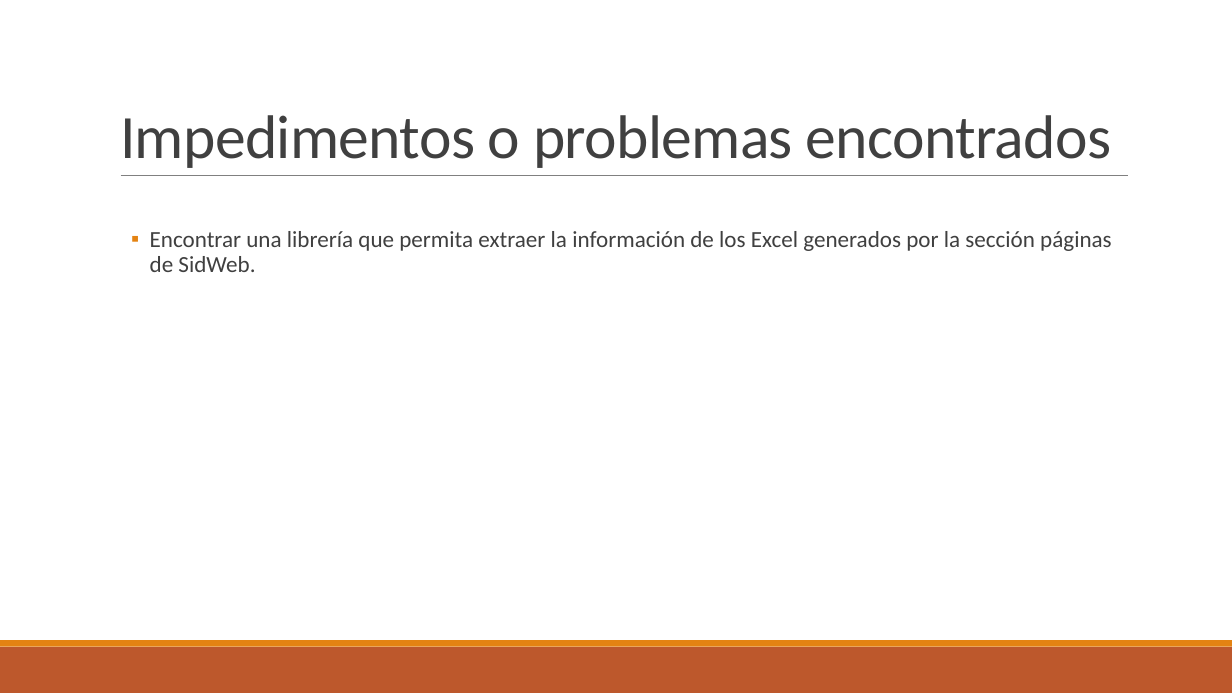
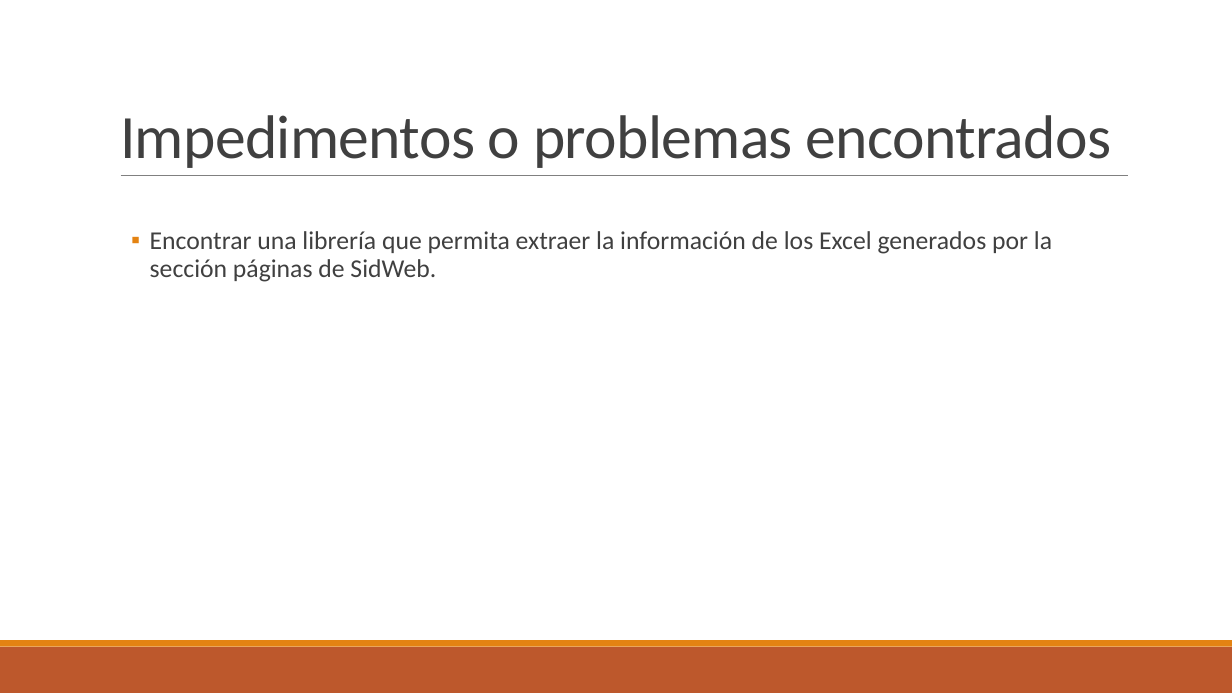
Before and after one commit to FKSAxell/IHC, a slide deck: slide 3 of SPRINT2_MindStorm.pptx. Drawn at 1232x693 pixels with LibreOffice and Linux fonts; fonts in the diff are those of the drawing. Boxes give left, top, right and bottom in pixels: in the first picture for what was removed or moved away, otherwise in the second. Text is boxed around its words. In the diff, an @@ line names an element or a change of style, - is before the commit and + after.

```diff
--- a/SPRINT2_MindStorm.pptx
+++ b/SPRINT2_MindStorm.pptx
@@ text "Encontrar una librería que permita ..." at bbox=[150, 231, 1052, 282]: size 18 to 20 pt @@
```
Also in this commit, not shown: 2 other slides changed, 3 other files.
